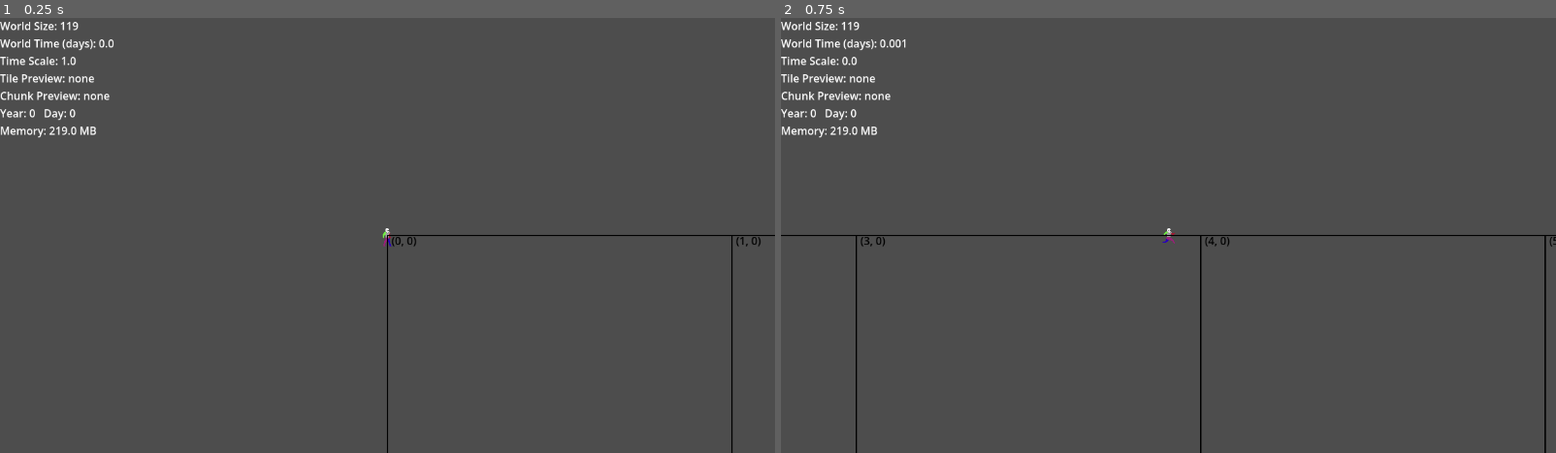
Above: before the commit, frames 1-2 (left to right).
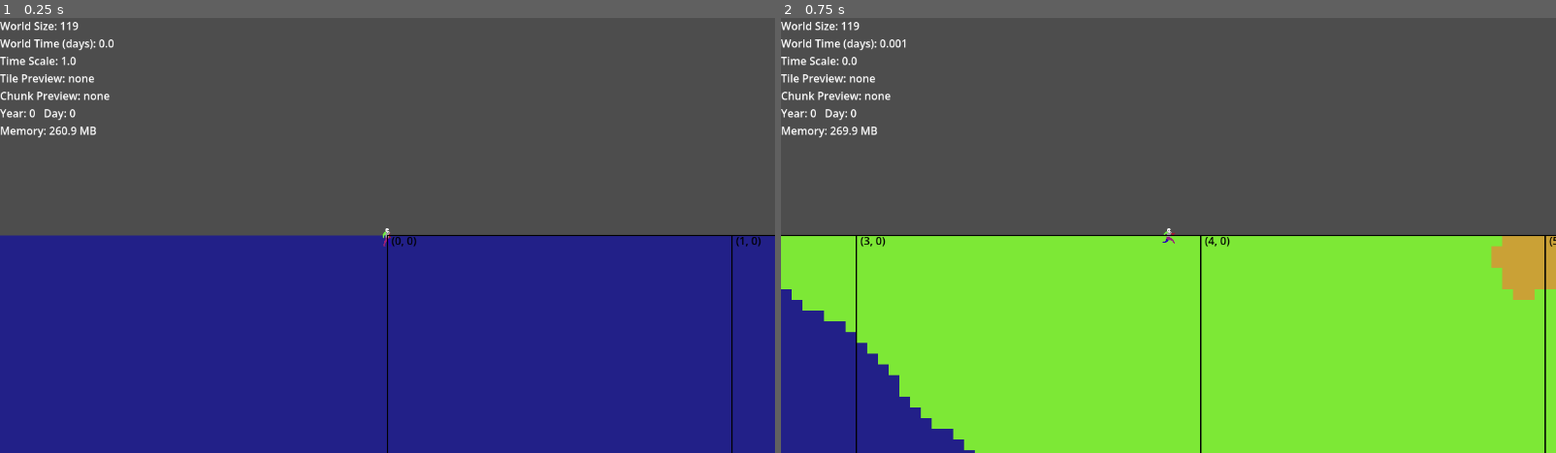
Above: after the commit, the same moments.

Repository: FutureQueenBee/game
Game: Godot game, scene res://WorldRoot.tscn
Two runs of this game, one before a commit and one after it. Both use one fixed random seed, a clock stepped at 60 frames per second and the inputs below.
Inputs (mouse positions are in pixels of both pictures, inside the frame that each line leads up to):
- Up to frame 1 (0.25 s): no input
- Up to frame 2 (0.75 s): tap Enter at 0.5 s; move the mouse to (1339, 213) at 0.52 s; hold Right (ui_right) from 0.53 s (still down); tap P at 0.6 s; click (1339, 213) at 0.67 s

The runs differ from the first frame. In frame 1, 50% of the frame differs, in the area x 0-100%, y 24-100%; in frame 2, 50%.
Error before the commit: Parse Error: Expected end of statement after expression, found "," instead. (res://scripts/ChunkRenderer.gd:58)

Commit message:
Fix: Synchronize world-wrap rendering and syntax cleanup

Diff:
--- a/scripts/ChunkRenderer.gd
+++ b/scripts/ChunkRenderer.gd
@@ -29,24 +29,20 @@
 func render_visible_chunks(world: Dictionary, center: Vector2i, world_width_chunks: int) -> void:
 	for key in world.keys():
 		var chunk: Dictionary = world[key]
-		if chunk.get("dirty", false) or not _has_tiles_in_map(key):
+
+		if chunk.get("dirty", false):
 			var tiles: Array = chunk["tiles"]
 			draw_chunk(key, center, world_width_chunks, tiles)
 			chunk["dirty"] = false
-			print("Rendered chunk at: ", key)
 
 func draw_chunk(chunk_coord: Vector2i, center: Vector2i, world_width_chunks: int, tiles: Array) -> void:
 	var chunk_size: int = _chunk_size()
 
-	# 1. Get raw distance in chunks
+	# Calculate wrapped visual offset relative to player
 	var dx = chunk_coord.x - center.x
-
-	# 2. Wrap dx to the range [-width/2, width/2]
-	# This ensures the chunk is drawn on the side of the player that is geographically closer
 	if world_width_chunks > 0:
 		dx = posmod(dx + world_width_chunks / 2, world_width_chunks) - (world_width_chunks / 2)
 
-	# 3. Calculate final TileMap grid coordinates
 	var draw_x = center.x + dx
 	var base_x: int = draw_x * chunk_size
 	var base_y: int = chunk_coord.y * chunk_size
@@ -55,8 +51,4 @@
 		for y: int in range(chunk_size):
 			var t = tiles[x][y]
 			# Layer 0, Grid Pos, Source ID 0, Atlas Coords
-			set_cell(0, Vector2i(base_x + x, base_y + y), 0, Vector2i(t.tile_id, 0)), 0, Vector2i(t.tile_id, 0))
-
-func _has_tiles_in_map(chunk_coord: Vector2i) -> bool:
-	# Check if the first tile of the chunk is set to determine if we need a redraw
 			set_cell(0, Vector2i(base_x + x, base_y + y), 0, Vector2i(t.tile_id, 0))
